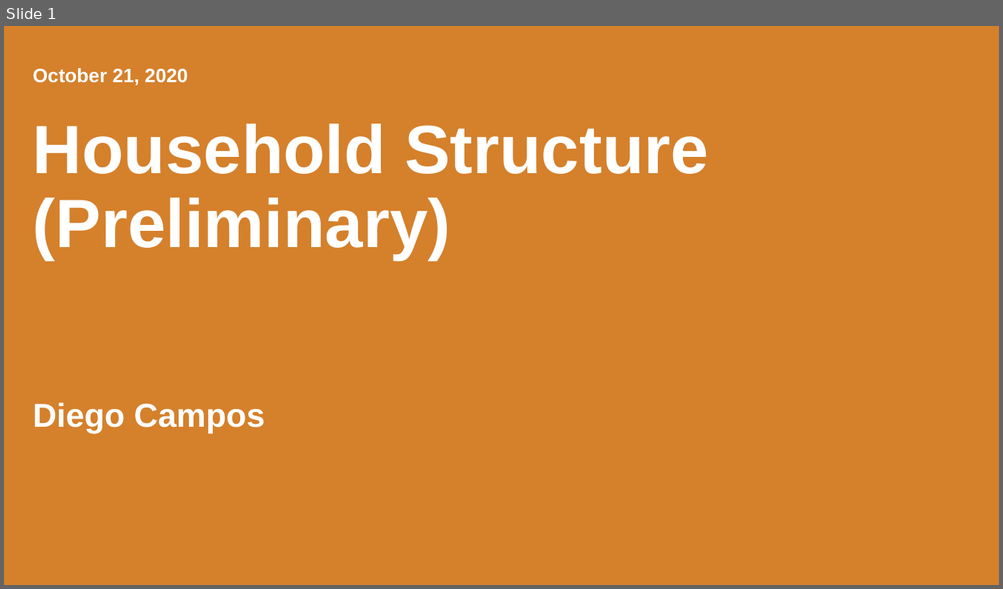
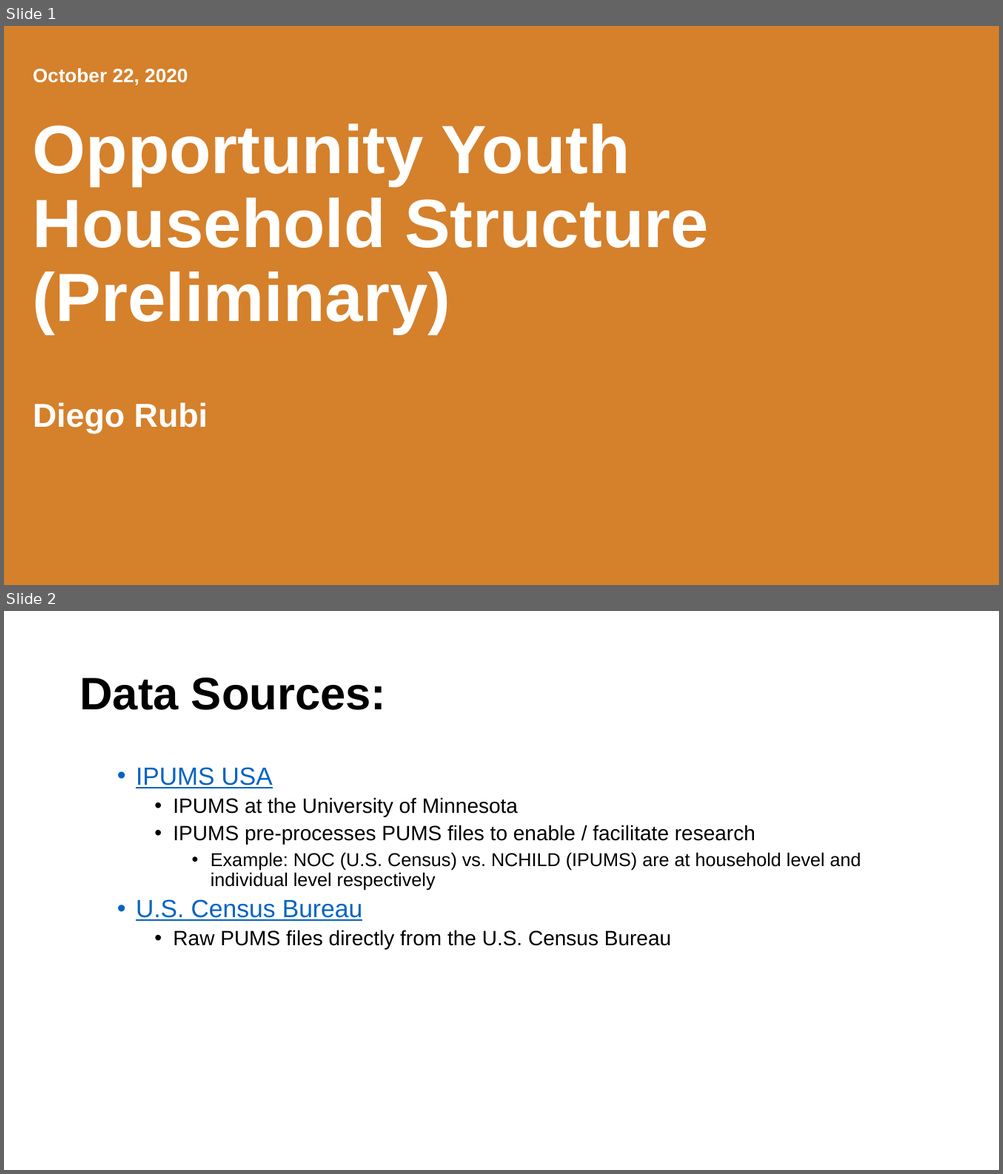
Before and after one commit to ucdiegorubi/oy_census_analysis, a slide deck: create_powerpoint/household_structure_estimates.pptx. Shown one above the other, each under a label of ours: slide 1 before the commit, slides 1 and 2 after it. The pictures are 1003x589 and 1003x1174 pixels, drawn with LibreOffice and Linux fonts; fonts in the diff are those of the drawing; background and template pictures are left out. Boxes give left, top, right and bottom in pixels: in the first picture for what was removed or moved away, otherwise in the second. Text is boxed around its words. In the diff, an @@ line names an element or a change of style, - is before the commit and + after.

Commit message:
updates to movisualizations and added stuff about number of oy households and whatnot

```diff
--- a/create_powerpoint/household_structure_estimates.pptx
+++ b/create_powerpoint/household_structure_estimates.pptx
@@ slide 2 added at [4, 611, 999, 1170], background #FFFFFF @@
@@ title added at [79, 678, 386, 710], 44 pt, text #000000, bold @@
+Data Sources:
@@ text added at [136, 767, 861, 950], 20 pt, text #000000 @@
+  • IPUMS USA
+    • IPUMS at the University of Minnesota
+    • IPUMS pre-processes PUMS files to enable / facilitate research
+      • Example: NOC (U.S. Census) vs. NCHILD (IPUMS) are at household level and individual level respectively
+  • U.S. Census Bureau
+    • Raw PUMS files directly from the U.S. Census Bureau
@@ slide 1 changed as well @@
@@ text at [33, 68, 188, 85]: text changed @@
-October 21, 2020
+October 22, 2020
@@ title at [33, 124, 708, 334]: text changed @@
-Household Structure (Preliminary)
+Opportunity Youth Household Structure (Preliminary)
@@ subtitle at [33, 403, 208, 434]: text changed @@
-Diego Campos
+Diego Rubi
```
Also in this commit, not shown: 1 other slide changed, 6 other slides added, 6 other files.
